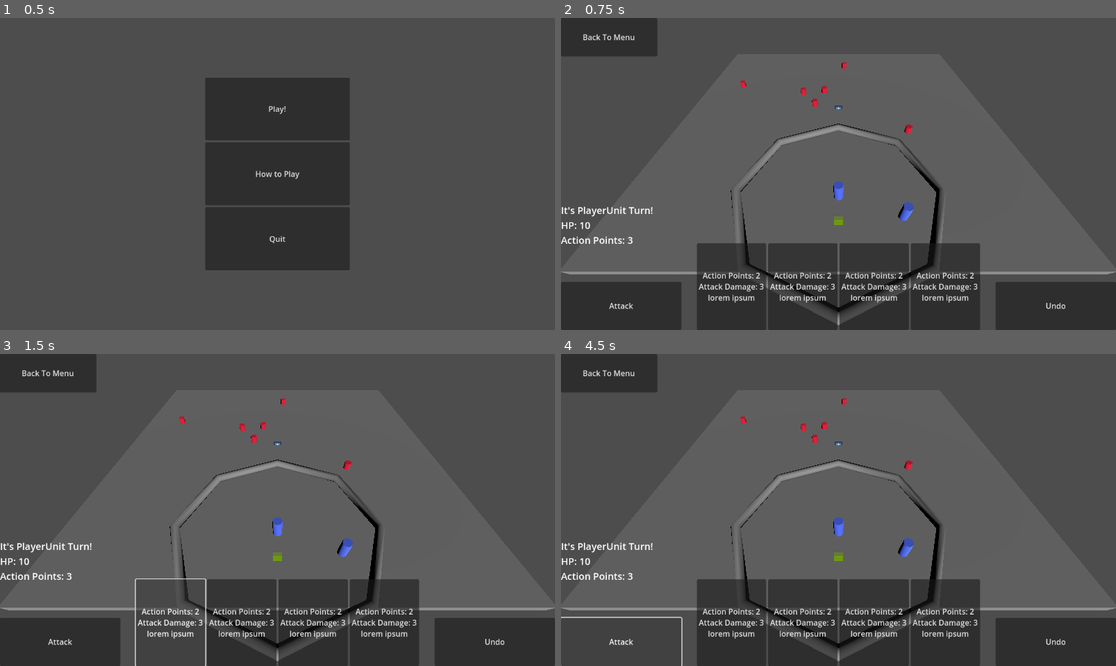
Above: before the commit, frames 1-4 (two rows, left to right).
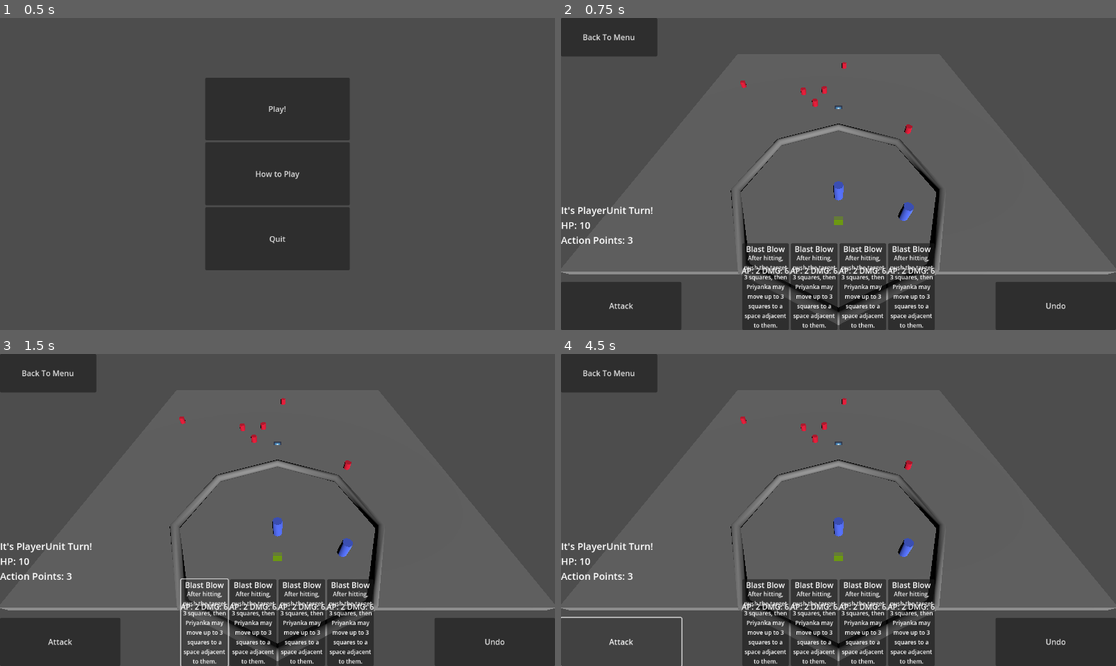
Above: after the commit, the same moments.

Repository: ValorZard/Priyanka-outdated
Game: Godot game, scene res://Scenes/MainMenu/MainMenu.tscn
The game is run twice, just before and just after one commit, with the same random seed, the same clock (stepped at 60 frames per second) and the same inputs. The engine's default icon, where the game draws it, is replaced by a stand-in: a white triangle on a blue panel in a dark square.
Inputs:
- Up to frame 1 (0.5 s): no input
- Up to frame 2 (0.75 s): click "Play!" at 0.5 s
- Up to frame 3 (1.5 s): click "Action Points: 2 Attack Damag…" (after the commit: "Blast Blow") at 1.25 s
- Up to frame 4 (4.5 s): click "Action Points: 2 Attack Damag…" (after the commit: "Blast Blow") at 2 s; click "Action Points: 2 Attack Damag…" (after the commit: "Blast Blow") at 2.75 s; click "Action Points: 2 Attack Damag…" (after the commit: "Blast Blow") at 3.5 s; click "Attack" at 4.25 s

Frame 1 is identical in both runs. In frame 2, 7.6% of the frame differs, in the area x 24-76%, y 72-100%; in frame 3, 5.9%; in frame 4, 7.6%.

Commit message:
fixed a lot of the weird issues i was dealing with

Diff:
--- a/Cards/CardData.gd
+++ b/Cards/CardData.gd
@@ -2,14 +2,20 @@
 
 class_name CardData
 
+enum CardType {ATTACK, ABILITY}
+
+@export var card_name : String
+@export var card_type : CardType
 @export var action_point_cost: int
 @export var attack_damage : int
 @export var description : String
 
+
 # Make sure that every parameter has a default value.
 # Otherwise, there will be problems with creating and editing
 # your resource via the inspector.
-func _init(action_point_cost = 0, attack_damage = 0, description = "lorem ipsum"):
+func _init(card_name = "", card_type = CardType.ATTACK, action_point_cost = 0, attack_damage = 0, description = "lorem ipsum"):
+	self.card_name = card_name
 	self.action_point_cost = action_point_cost
 	self.attack_damage = attack_damage
 	self.description = description
--- /dev/null
+++ b/Cards/CardList/BlastBlowCard.tres
@@ -0,0 +1,10 @@
+[gd_resource type="Resource" script_class="CardData" load_steps=2 format=3 uid="uid://dn604xmeqh152"]
+
+[ext_resource type="Script" path="res://Cards/CardData.gd" id="1_u5n0b"]
+
+[resource]
+script = ExtResource("1_u5n0b")
+card_name = "Blast Blow"
+action_point_cost = 2
+attack_damage = 6
+description = "After hitting, push the target 3 squares, then Priyanka may move up to 3 squares to a space adjacent to them."
--- /dev/null
+++ b/Cards/CardList/FlurryCard.tres
@@ -0,0 +1,10 @@
+[gd_resource type="Resource" script_class="CardData" load_steps=2 format=3 uid="uid://tl4by1gv6g8"]
+
+[ext_resource type="Script" path="res://Cards/CardData.gd" id="1_y8r8c"]
+
+[resource]
+script = ExtResource("1_y8r8c")
+card_name = "Flurry"
+action_point_cost = 3
+attack_damage = 2
+description = "Make 4 of these attacks against the same target."
--- /dev/null
+++ b/Cards/CardList/MomentumStrikeCard.tres
@@ -0,0 +1,11 @@
+[gd_resource type="Resource" script_class="CardData" load_steps=2 format=3 uid="uid://bmv4a7piqgmju"]
+
+[ext_resource type="Script" path="res://Cards/CardData.gd" id="1_pti31"]
+
+[resource]
+script = ExtResource("1_pti31")
+card_name = "Momentum Strike"
+card_type = 0
+action_point_cost = 2
+attack_damage = 3
+description = "After hitting, Priyanka may move up to 3 squares and make an attack against a different target with Damage Power+2."
--- /dev/null
+++ b/Cards/CardList/ShockwaveCard.tres
@@ -0,0 +1,10 @@
+[gd_resource type="Resource" script_class="CardData" load_steps=2 format=3 uid="uid://df1vh1gbvvymw"]
+
+[ext_resource type="Script" path="res://Cards/CardData.gd" id="1_56gja"]
+
+[resource]
+script = ExtResource("1_56gja")
+card_name = "Shockwave"
+action_point_cost = 2
+attack_damage = 2
+description = "Make this attack against 3 different targets within range."
--- a/Cards/CardList/TestCard.tres
+++ /dev/null
@@ -1,9 +0,0 @@
-[gd_resource type="Resource" script_class="CardData" load_steps=2 format=3 uid="uid://df1vh1gbvvymw"]
-
-[ext_resource type="Script" path="res://Cards/CardData.gd" id="1_4jtui"]
-
-[resource]
-script = ExtResource("1_4jtui")
-action_point_cost = 2
-attack_damage = 3
-description = "lorem ipsum"
--- a/GameBoard/GameBoard.gd
+++ b/GameBoard/GameBoard.gd
@@ -95,7 +95,7 @@
 		go_to_next_unit()
 	# set up new unit
 	get_current_unit().enable_unit()
-	print("moving on to next unit : ", current_unit_index)
+	#print("moving on to next unit : ", current_unit_index)
 
 # Called every frame. 'delta' is the elapsed time since the previous frame.
 func _physics_process(delta):
--- a/Scenes/test_scene.tscn
+++ b/Scenes/test_scene.tscn
@@ -23,6 +23,10 @@
 transform = Transform3D(1, 0, 0, 0, 0.642788, 0.766044, 0, -0.766044, 0.642788, 0, 20, 10)
 current = true
 
+[node name="Cursor" type="Sprite3D" parent="."]
+texture = ExtResource("5_7oytf")
+script = ExtResource("5_64lmv")
+
 [node name="InputManager" type="Control" parent="." node_paths=PackedStringArray("game_board", "cursor", "camera3d", "turn_timer", "input_buffer_timer")]
 layout_mode = 3
 anchors_preset = 15
@@ -32,14 +36,10 @@
 grow_vertical = 2
 script = ExtResource("2_blcx6")
 game_board = NodePath("..")
-cursor = NodePath("Cursor")
+cursor = NodePath("../Cursor")
 camera3d = NodePath("../Camera3D")
 turn_timer = NodePath("../TurnTimer")
 input_buffer_timer = NodePath("../InputBufferTimer")
-
-[node name="Cursor" type="Sprite3D" parent="InputManager"]
-texture = ExtResource("5_7oytf")
-script = ExtResource("5_64lmv")
 
 [node name="AttackButton" type="Button" parent="InputManager"]
 layout_mode = 1
--- a/UI/CardButton.gd
+++ b/UI/CardButton.gd
@@ -2,13 +2,15 @@
 
 class_name CardButton
 
-@export var card_data : CardData = preload("res://Cards/CardList/TestCard.tres")
+@export var card_data : CardData
 
 var game_board : GameBoard
 
 # Called when the node enters the scene tree for the first time.
 func _ready():
-	self.text = str("Action Points: ", card_data.action_point_cost, "\n", "Attack Damage: ", card_data.attack_damage, "\n", card_data.description)
+	$CardName.text = card_data.card_name
+	$CardStats.text = str("AP: ", card_data.action_point_cost, " DMG: ", card_data.attack_damage)
+	$CardDescription.text = card_data.description
 	self.connect("button_down", play_card)
 
 
--- a/UI/CardButton.tscn
+++ b/UI/CardButton.tscn
@@ -1,9 +1,54 @@
-[gd_scene load_steps=2 format=3 uid="uid://c3x3m37qiby8q"]
+[gd_scene load_steps=4 format=3 uid="uid://c3x3m37qiby8q"]
 
 [ext_resource type="Script" path="res://UI/CardButton.gd" id="1_d6j3d"]
+[ext_resource type="Resource" uid="uid://dn604xmeqh152" path="res://Cards/CardList/BlastBlowCard.tres" id="2_ebdk4"]
+
+[sub_resource type="LabelSettings" id="LabelSettings_mvyiv"]
+font_size = 12
 
 [node name="CardButton" type="Button"]
-offset_right = 85.0
+offset_right = 100.0
 offset_bottom = 150.0
-text = "LOL"
 script = ExtResource("1_d6j3d")
+card_data = ExtResource("2_ebdk4")
+
+[node name="CardName" type="Label" parent="."]
+layout_mode = 1
+anchors_preset = 5
+anchor_left = 0.5
+anchor_right = 0.5
+offset_left = -20.0
+offset_right = 20.0
+offset_bottom = 23.0
+grow_horizontal = 2
+
+[node name="CardStats" type="Label" parent="."]
+layout_mode = 1
+anchors_preset = 8
+anchor_left = 0.5
+anchor_top = 0.5
+anchor_right = 0.5
+anchor_bottom = 0.5
+offset_left = -20.0
+offset_top = -45.0
+offset_right = 20.0
+offset_bottom = -22.0
+grow_horizontal = 2
+grow_vertical = 2
+
+[node name="CardDescription" type="Label" parent="."]
+layout_mode = 1
+anchors_preset = 7
+anchor_left = 0.5
+anchor_top = 1.0
+anchor_right = 0.5
+anchor_bottom = 1.0
+offset_left = -50.0
+offset_top = -86.0
+offset_right = 50.0
+offset_bottom = -1.0
+grow_horizontal = 2
+grow_vertical = 0
+label_settings = SubResource("LabelSettings_mvyiv")
+horizontal_alignment = 1
+autowrap_mode = 2
--- a/UI/CardDeck.gd
+++ b/UI/CardDeck.gd
@@ -34,5 +34,6 @@
 	pass
 
 func _on_Card_Selected():
-	print("hello ", count)
-	count += 1
+	#print("hello ", count)
+	#count += 1
+	pass
--- a/UI/InputManager.gd
+++ b/UI/InputManager.gd
@@ -8,29 +8,42 @@
 @export var turn_timer : Timer
 @export var input_buffer_timer : Timer
 
+var mouse_in_ui := false
+
 var is_game_over : bool = false
 # Called when the node enters the scene tree for the first time.
 func _ready():
-	#game_board = get_parent()
-	#cursor = $Cursor
-	#camera3d = $"../Camera3D"
-	#turn_timer = $"../TurnTimer"
 	$CardDeck.set_game_board(game_board)
 	$AttackButton.connect("button_up", do_current_unit_base_attack)
 	$UndoButton.connect("button_up", game_board.undo_command)
 	$BackToMenuButton.connect("button_up", go_back_to_menu)
+	for node in get_all_children(self):
+		if node != self: # we dont want to count self as something the mouse can enter and exit
+			# use Callable.bind to make the signal have extra parameters when detected
+			node.connect("mouse_entered", set_mouse_in_ui.bind(node))
+			node.connect("mouse_exited", set_mouse_out_of_ui.bind(node))
+
+func get_all_children(in_node,arr:=[]):
+	arr.push_back(in_node)
+	for child in in_node.get_children():
+		arr = get_all_children(child,arr)
+	return arr
 
 func go_back_to_menu():
 	get_tree().change_scene_to_file("res://Scenes/MainMenu/MainMenu.tscn")
 
+func set_mouse_in_ui(node):
+	#print("mouse in ui, from ", node.name)
+	mouse_in_ui = true
+
+func set_mouse_out_of_ui(node):
+	#print("mouse out of ui, from ", node.name)
+	mouse_in_ui = false
+
 
 # if the cursor is currently over a button or other UI element, don't allow it to click to move the unit
-# TODO: figure out how to make this function not so fragile
-# Honestly i really need to rethink how this function works in general
 func cursor_can_click() -> bool:
-	if $AttackButton.is_hovered() or $UndoButton.is_hovered() or $CardDeck.is_hovered() or $BackToMenuButton.is_hovered():
-		return false
-	return true
+	return !mouse_in_ui
 
 # get value if we were actually able to get an input for movement or not
 func is_movement_selected() -> bool:
@@ -46,7 +59,7 @@
 		is_movement_selected()
 		pass
 	else:
-		print("on unit: ", game_board.get_current_unit().name)
+		#print("on unit: ", game_board.get_current_unit().name)
 		# TODO: Actiually have an AI here
 		game_board.do_attack(game_board.get_current_unit().base_attack_damage, game_board.get_current_unit().base_attack_action_point_cost)
 		game_board.get_current_unit().set_action_points(0)
